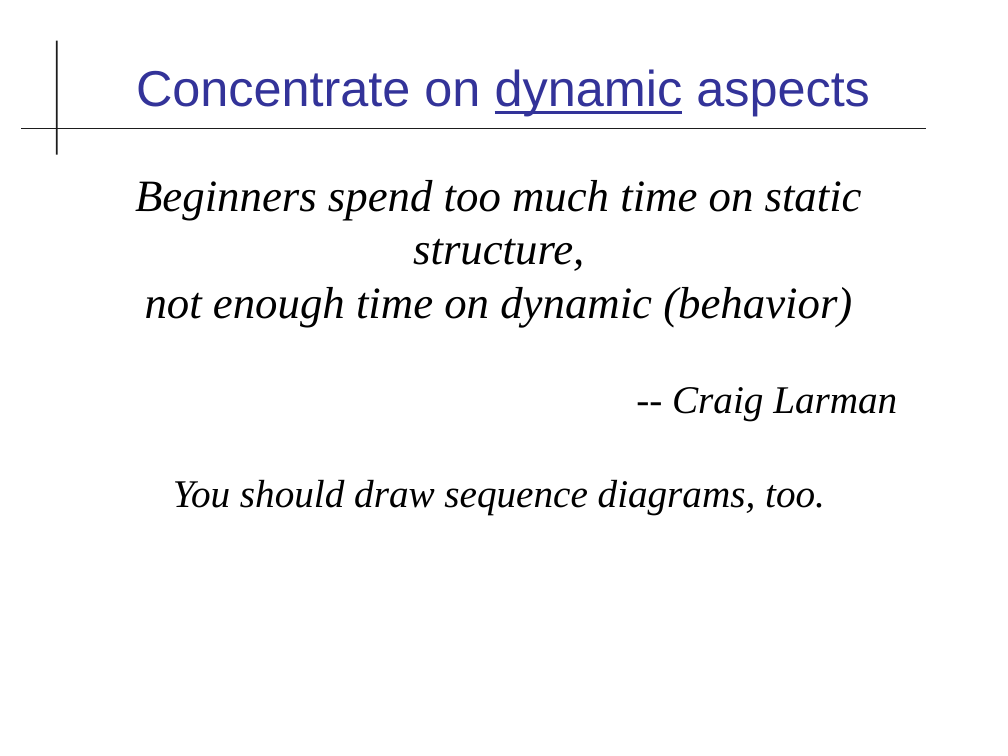
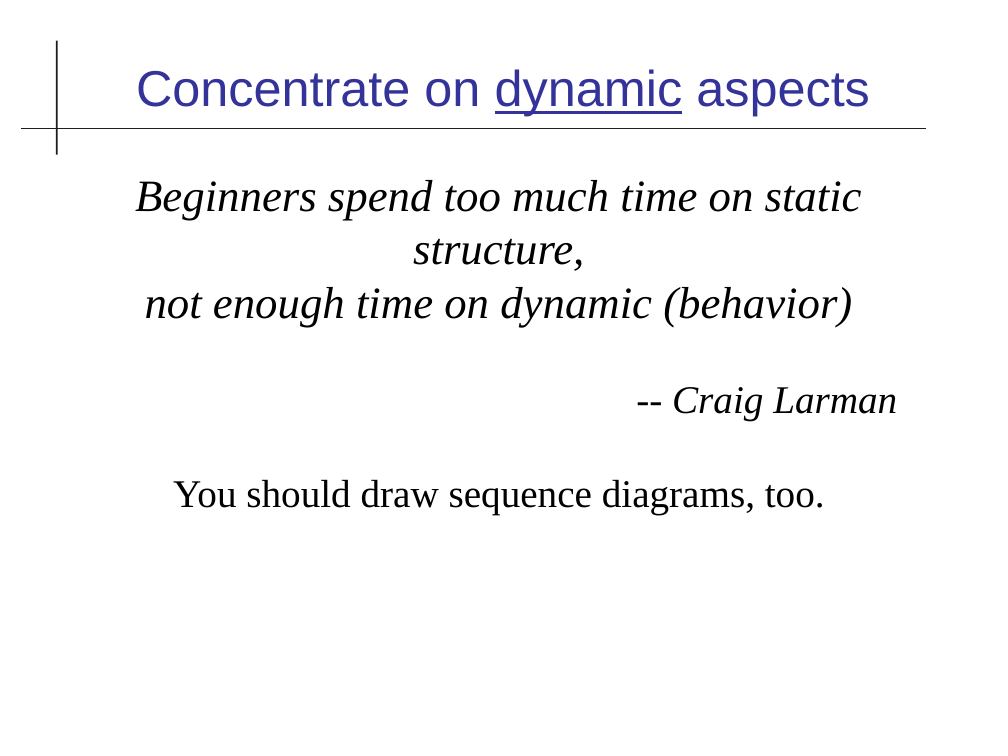
Before and after one commit to cpske/ISP, a slide deck: slide 19 of assignment/project/Iteration1.odp (slide 18 before the commit). Drawn at 1008x756 pixels with LibreOffice and Linux fonts; fonts in the diff are those of the drawing. Boxes give left, top, right and bottom in pixels: in the first picture for what was removed or moved away, otherwise in the second. Text is boxed around its words. In the diff, an @@ line names an element or a change of style, - is before the commit and + after.

```diff
--- a/assignment/project/Iteration1.odp
+++ b/assignment/project/Iteration1.odp
@@ text at (x1=173, y1=479, x2=825, y2=515): italic off in "You should draw sequence diagrams, too." @@
```
Also in this commit, not shown: 9 other slides changed, 4 slides added, 3 slides removed, 6 other files.
